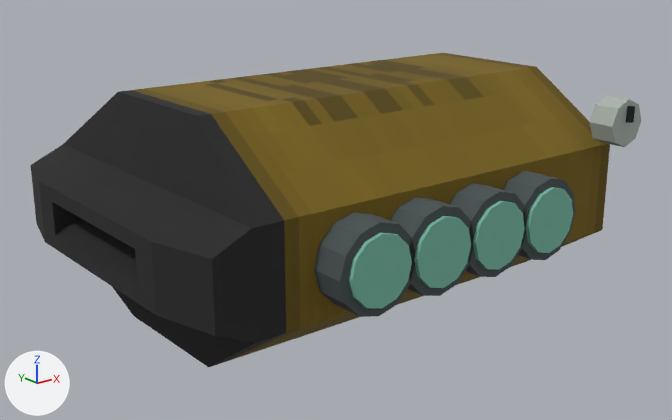
Two versions of the glTF model software/beckenburg/assets/runtime/models/blender_dots_projector_3.glb, one commit apart.
One viewpoint serves both versions: a 50 mm camera at (-0.212, -0.273, 0.143) aimed at (0.001, -0.007, 0.036). The lights are fixed; the arrows at lower left show +X, +Y and +Z. The first picture is the older version. Vertices at exactly the same position are counted once.

Before the edit, the objects in view are built like this:
```python
me_source_derived_vape_mp_1_004 = bpy.data.meshes.new('source-derived vape_mp_1.004')
me_source_derived_vape_mp_1_004.from_pydata(...)  # 279 vertices, 506 faces; spans x -0.095..0.095, y -0.079..0.073, z 0.0..0.085
me_source_derived_vape_mp_1_004.materials.append(mat_psx_dots_projector)  # picture img_dots_projector
ob_blender_dots_projector_3 = bpy.data.objects.new('blender_dots_projector_3', me_source_derived_vape_mp_1_004)
ob_blender_dots_projector_3.location = (0.0, 0.0, 0.0)
```
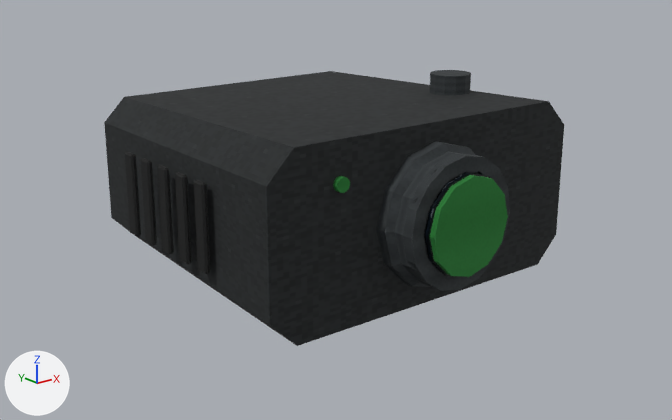
Changed parts and their boxes [x1, y1, x2, y2] in the pictures (672 x 420 px):
'blender_dots_projector_3', reshaped, recoloured (25% narrower, 12% shorter): before [31, 53, 641, 367]; after [104, 70, 564, 346]
part 1 of me_source_derived_vape_mp_1_004, added: after [430, 70, 471, 95]
part 2 of me_source_derived_vape_mp_1_004, added: after [424, 172, 490, 276]
part 3 of me_source_derived_vape_mp_1_004, added (green): after [430, 175, 508, 277]
part 4 of me_source_derived_vape_mp_1_004, added: after [333, 176, 350, 193]
part 5 of me_source_derived_vape_mp_1_004, rebuilt (21% narrower, 12% shorter): before [31, 53, 610, 367]; after [104, 71, 564, 346]
part 6 of me_source_derived_vape_mp_1_004, added: after [403, 154, 510, 291]
part 7 of me_source_derived_vape_mp_1_004, added: after [377, 141, 479, 287]
part 8 of me_source_derived_vape_mp_1_004, added: after [194, 180, 210, 275]
part 9 of me_source_derived_vape_mp_1_004, added: after [175, 172, 192, 264]
part 10 of me_source_derived_vape_mp_1_004, added: after [157, 165, 174, 255]
part 11 of me_source_derived_vape_mp_1_004, added: after [141, 158, 157, 245]
part 12 of me_source_derived_vape_mp_1_004, added: after [125, 151, 141, 237]
part 13 of me_source_derived_vape_mp_1_004, deleted: before [314, 96, 641, 317]
part 14 of me_source_derived_vape_mp_1_004, deleted: before [390, 183, 526, 296]

Diff of the bpy script that builds the scene:
```diff
--- a/software/beckenburg/assets/runtime/models/blender_dots_projector_3.glb.py
+++ b/software/beckenburg/assets/runtime/models/blender_dots_projector_3.glb.py
@@ me_source_derived_vape_mp_1_004 @@
-me_source_derived_vape_mp_1_004.from_pydata(...)  # 279 vertices, 506 faces; spans x -0.095..0.095, y -0.079..0.073, z 0.0..0.085
-me_source_derived_vape_mp_1_004.materials.append(mat_psx_dots_projector)  # picture img_dots_projector
+me_source_derived_vape_mp_1_004.from_pydata(...)  # 380 vertices, 712 faces; spans x -0.069..0.067, y -0.078..0.06, z 0.0..0.086
+# me_source_derived_vape_mp_1_004 part 1: a new loose piece, a 12-sided cylinder along z spanning x 0.039..0.055, y -0.028..-0.012, z 0.073..0.086, in mat_rebuild_dark_anodized (picture img_dark_anodized_diffuse)
+# me_source_derived_vape_mp_1_004 part 2: a new loose piece, a 12-sided cylinder along y spanning x -0.0175..0.0175, y -0.076..-0.074, z 0.0305..0.0655, in mat_coated_blue_optics (picture img_coated_blue_optics_radial_optical_map)
+# me_source_derived_vape_mp_1_004 part 3: a new loose piece, a 12-sided cylinder along y spanning x -0.017..0.017, y -0.078..-0.076, z 0.031..0.065, in mat_rebuild_green_signal (picture img_green_signal_diffuse)
+# me_source_derived_vape_mp_1_004 part 4: a new loose piece, a 12-sided cylinder along y spanning x -0.0427..-0.0377, y -0.062..-0.06, z 0.0631..0.0681, in mat_rebuild_green_signal (picture img_green_signal_diffuse)
+# me_source_derived_vape_mp_1_004 part 5: the loose piece of 47 vertices spanning x -0.095..0.095, y -0.065..0.065, z 0.0..0.085 is rebuilt with 16 vertices and now spans x -0.067..0.067, y -0.06..0.06, z 0.016..0.079, in mat_rebuild_charcoal_chassis (picture img_charcoal_chassis_diffuse)
+# me_source_derived_vape_mp_1_004 part 6: a new loose piece of 64 vertices spanning x -0.023..0.023, y -0.074..-0.07, z 0.025..0.071, in mat_rebuild_dark_anodized (picture img_dark_anodized_diffuse)
+# me_source_derived_vape_mp_1_004 part 7: a new loose piece of 60 vertices spanning x -0.025..0.025, y -0.072..-0.055, z 0.023..0.073, in mat_rebuild_dark_anodized (picture img_dark_anodized_diffuse)
+# me_source_derived_vape_mp_1_004 part 8: a new loose piece of 24 vertices spanning x -0.069..-0.067, y -0.027..-0.021, z 0.033..0.063, in mat_rebuild_rubber_grip (picture img_rubber_grip_diffuse)
+# me_source_derived_vape_mp_1_004 part 9: a new loose piece of 24 vertices spanning x -0.069..-0.067, y -0.015..-0.009, z 0.033..0.063, in mat_rebuild_rubber_grip (picture img_rubber_grip_diffuse)
+# me_source_derived_vape_mp_1_004 part 10: a new loose piece of 24 vertices spanning x -0.069..-0.067, y -0.003..0.003, z 0.033..0.063, in mat_rebuild_rubber_grip (picture img_rubber_grip_diffuse)
+# me_source_derived_vape_mp_1_004 part 11: a new loose piece of 24 vertices spanning x -0.069..-0.067, y 0.009..0.015, z 0.033..0.063, in mat_rebuild_rubber_grip (picture img_rubber_grip_diffuse)
+# me_source_derived_vape_mp_1_004 part 12: a new loose piece of 24 vertices spanning x -0.069..-0.067, y 0.021..0.027, z 0.033..0.063, in mat_rebuild_rubber_grip (picture img_rubber_grip_diffuse)
+# me_source_derived_vape_mp_1_004 part 13: 10 loose pieces with 184 vertices, spanning x -0.062..0.092, y -0.079..0.073, z 0.015..0.079, are deleted
+# me_source_derived_vape_mp_1_004 part 14
+# 48 vertices are removed from x -0.028..0.028, y -0.078..-0.06, z 0.027..0.057
+# 88 faces are deleted
+# other edits to the shape of me_source_derived_vape_mp_1_004 do not show in these pictures
+me_source_derived_vape_mp_1_004.materials.append(mat_rebuild_charcoal_chassis)  # picture img_charcoal_chassis_diffuse
+me_source_derived_vape_mp_1_004.materials.append(mat_rebuild_dark_anodized)  # picture img_dark_anodized_diffuse
+me_source_derived_vape_mp_1_004.materials.append(mat_coated_blue_optics)  # picture img_coated_blue_optics_radial_optical_map
+me_source_derived_vape_mp_1_004.materials.append(mat_rebuild_green_signal)  # picture img_green_signal_diffuse
+me_source_derived_vape_mp_1_004.materials.append(mat_rebuild_rubber_grip)  # picture img_rubber_grip_diffuse
```
